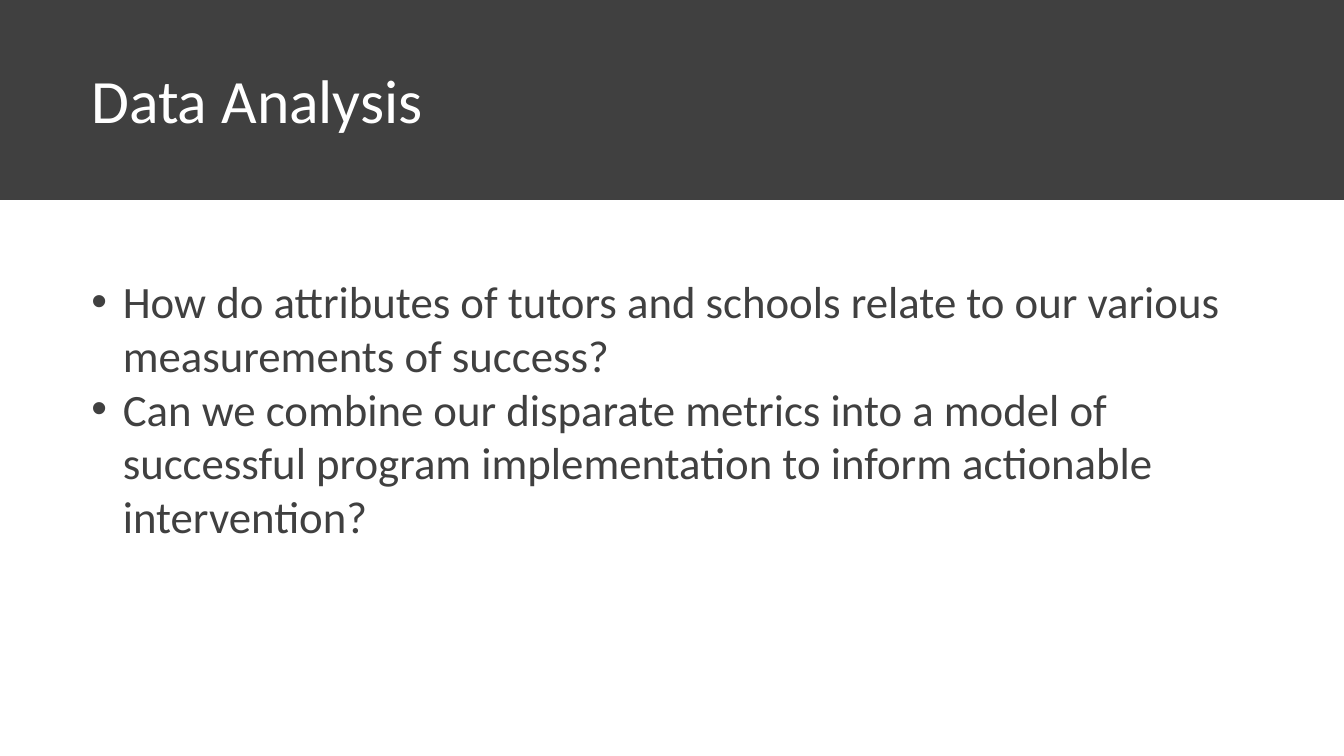
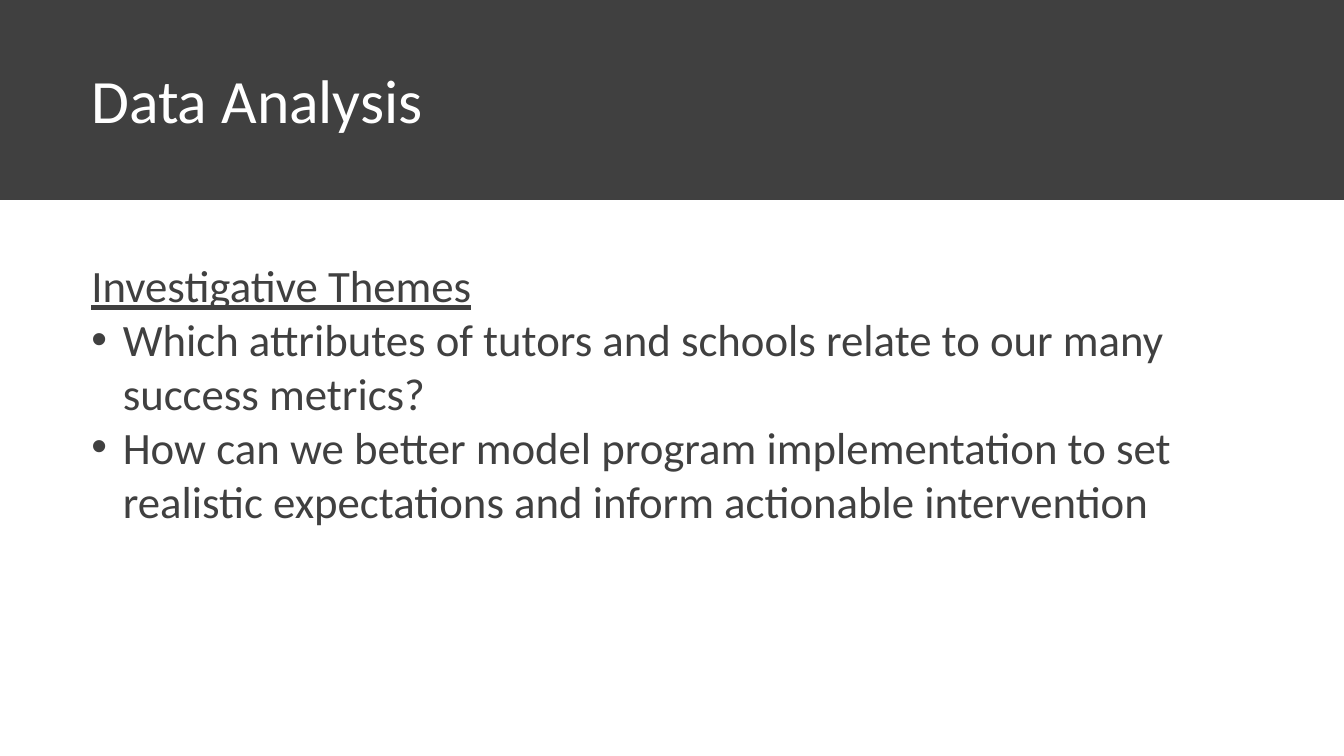
Before and after one commit to chrisluedtke/talks, a slide deck: slide 8 of 2018-06-14-ChiPy/Presentation.pptx (slide 7 before the commit). Drawn at 1344x756 pixels with LibreOffice and Linux fonts; fonts in the diff are those of the drawing. Boxes give left, top, right and bottom in pixels: in the first picture for what was removed or moved away, otherwise in the second. Text is boxed around its words. In the diff, an @@ line names an element or a change of style, - is before the commit and + after.

Commit message:
talk update

```diff
--- a/2018-06-14-ChiPy/Presentation.pptx
+++ b/2018-06-14-ChiPy/Presentation.pptx
@@ text at [91,271,1171,526]: text changed @@
-• How do attributes of tutors and schools relate to our various measurements of success?
-• Can we combine our disparate metrics into a model of successful program implementation to inform actionable intervention?
+Investigative Themes
+• Which attributes of tutors and schools relate to our many success metrics?
+• How can we better model program implementation to set realistic expectations and inform actionable intervention
```
Also in this commit, not shown: 2 other slides changed, 8 slides added, 1 other file.
